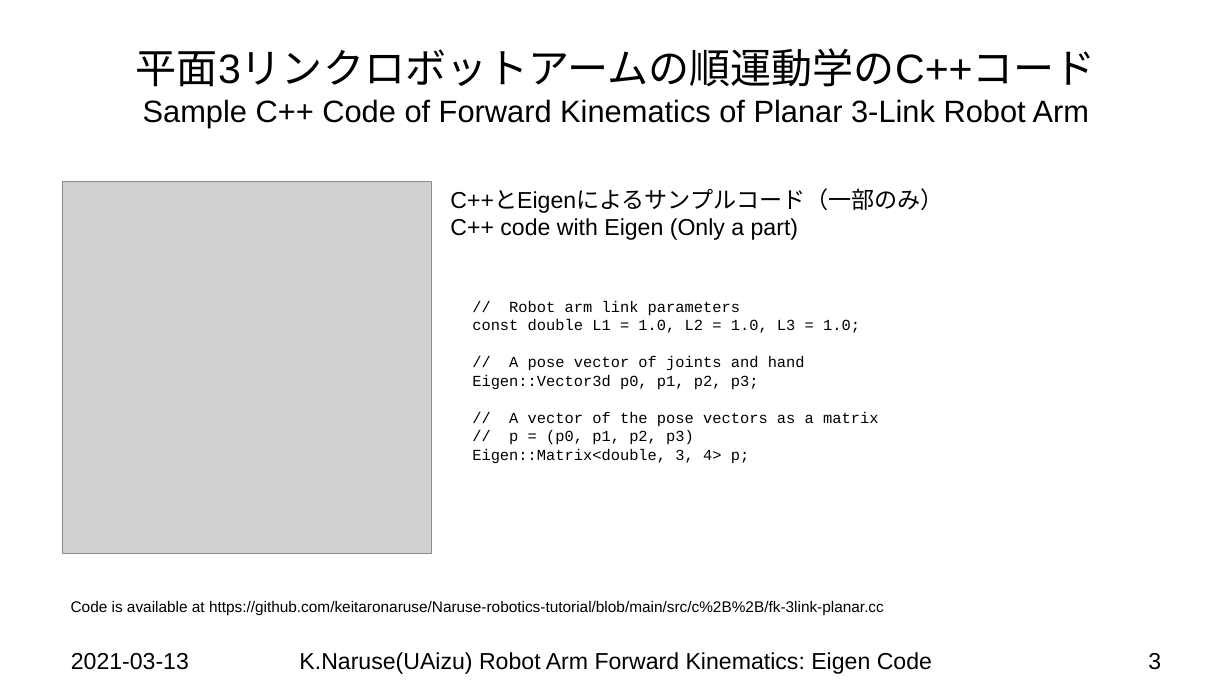
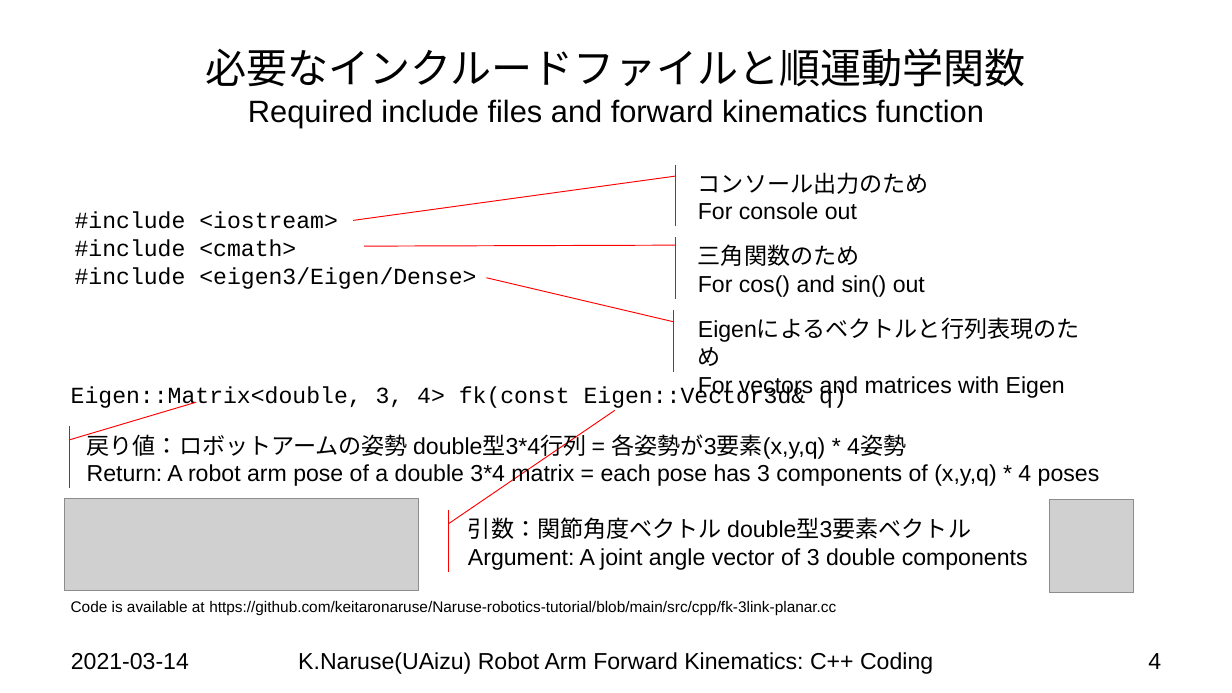
Before and after one commit to keitaronaruse/Naruse-robotics-tutorial, a slide deck: slide 4 of doc/slides/Robot-Arm-Forward-Kinematics-CPP-Code.pptx (slide 3 before the commit). Drawn at 1232x693 pixels with LibreOffice and Linux fonts; fonts in the diff are those of the drawing; grey boxes stand for pictures; background and template pictures are left out. Boxes give left, top, right and bottom in pixels: in the first picture for what was removed or moved away, otherwise in the second. Text is boxed around its words. In the diff, an @@ line names an element or a change of style, - is before the commit and + after.

```diff
--- a/doc/slides/Robot-Arm-Forward-Kinematics-CPP-Code.pptx
+++ b/doc/slides/Robot-Arm-Forward-Kinematics-CPP-Code.pptx
@@ title at box(205, 48, 1025, 128): text changed @@
-平面3リンクロボットアームの順運動学のC++コード
-Sample C++ Code of Forward Kinematics of Planar 3-Link Robot Arm
+必要なインクルードファイルと順運動学関数
+Required include files and forward kinematics function
@@ accent callout added at box(689, 165, 1092, 226), outline #FF0000 0.75 pt, 18 pt, text #000000 @@
+コンソール出力のため
+For console out
@@ picture removed at box(62, 181, 432, 554) @@
@@ text removed at box(450, 189, 944, 240) @@
-C++とEigenによるサンプルコード（一部のみ）
-C++ code with Eigen (Only a part)
@@ text added at box(75, 211, 476, 289), 18 pt, text #000000 @@
+#include <iostream>
+#include <cmath>
+#include <eigen3/Eigen/Dense>
@@ accent callout added at box(689, 238, 1092, 299), outline #FF0000 0.75 pt, 18 pt, text #000000 @@
+三角関数のため
+For cos() and sin() out
@@ text removed at box(472, 301, 878, 464) @@
-// Robot arm link parameters
-const double L1 = 1.0, L2 = 1.0, L3 = 1.0;
-// A pose vector of joints and hand
-Eigen::Vector3d p0, p1, p2, p3;
-// A vector of the pose vectors as a matrix
-// p = (p0, p1, p2, p3)
-Eigen::Matrix<double, 3, 4> p;
@@ accent callout added at box(689, 311, 1092, 372), outline #FF0000 0.75 pt, 18 pt, text #000000 @@
+Eigenによるベクトルと行列表現のため
+For vectors and matrices with Eigen
@@ text added at box(71, 386, 806, 410), 18 pt, text #000000 @@
+Eigen::Matrix<double, 3, 4> fk(const Eigen::Vector3d& q)
@@ accent callout added at box(78, 427, 1177, 489), outline #FF0000 0.75 pt, 18 pt, text #000000 @@
+戻り値：ロボットアームの姿勢 double型3*4行列 = 各姿勢が3要素(x,y,q) * 4姿勢
+Return: A robot arm pose of a double 3*4 matrix = each pose has 3 components of (x,y,q) * 4 poses
@@ picture added at box(64, 499, 418, 592) @@
@@ picture added at box(1049, 500, 1134, 592) @@
@@ accent callout added at box(459, 510, 1056, 572), outline #FF0000 0.75 pt, 18 pt, text #000000 @@
+引数：関節角度ベクトル double型3要素ベクトル
+Argument: A joint angle vector of 3 double components
@@ text at box(71, 601, 836, 615): text changed @@
-Code is available at https://github.com/keitaronaruse/Naruse-robotics-tutorial/blob/main/src/c%2B%2B/fk-3link-planar.cc
+Code is available at https://github.com/keitaronaruse/Naruse-robotics-tutorial/blob/main/src/cpp/fk-3link-planar.cc
@@ text at box(71, 653, 189, 670): text changed @@
-2021-03-13
+2021-03-14
@@ text at box(298, 652, 933, 674): text changed @@
-K.Naruse(UAizu) Robot Arm Forward Kinematics: Eigen Code
+K.Naruse(UAizu) Robot Arm Forward Kinematics: C++ Coding
@@ page number at box(1148, 653, 1161, 669): text changed @@
-3
+4
```
Also in this commit, not shown: 1 other slide changed, 2 slides added, 3 other files.
